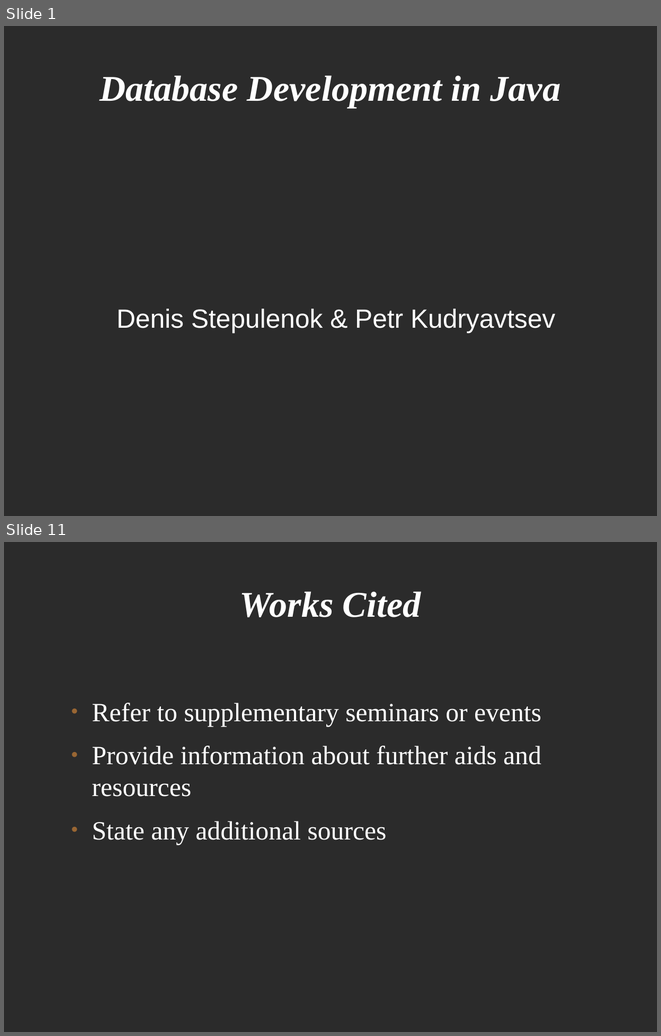
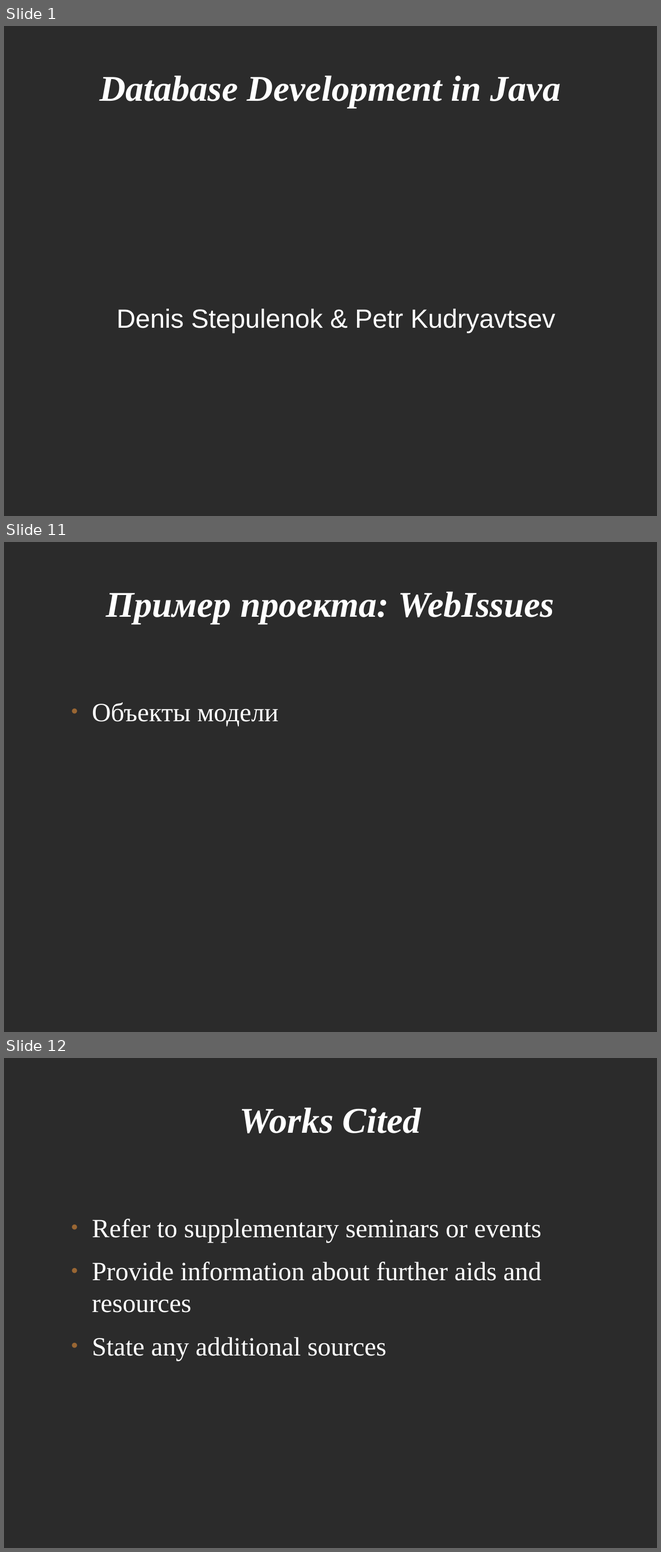
Before and after one commit to levelp/java, a slide deck: Java Databases.odp. Shown one above the other, each under a label of ours: slides 1 and 11 before the commit, slides 1, 11 and 12 after it; the slides between them are not shown. The pictures are 661x1036 and 661x1552 pixels, drawn with LibreOffice and Linux fonts; fonts in the diff are those of the drawing; background and template pictures are left out; a plain dark background stands for a picture behind light text. Boxes give left, top, right and bottom in pixels: in the first picture for what was removed or moved away, otherwise in the second. Text is boxed around its words. In the diff, an @@ line names an element or a change of style, - is before the commit and + after.

```diff
--- a/Java Databases.odp
+++ b/Java Databases.odp
@@ slide 11 added at [4,542,657,1032], background picture (left out) @@
@@ title added at [106,591,554,624], 44 pt, text #FFFFFF, bold, italic @@
+Пример проекта: WebIssues
@@ text added at [92,702,279,726], 32 pt, text #FFFFFF @@
+● Объекты модели
@@ what was slide 11 is now slide 12 @@
```
Also in this commit, not shown: 9 other slides added, 9 slides removed, 1 other file.
